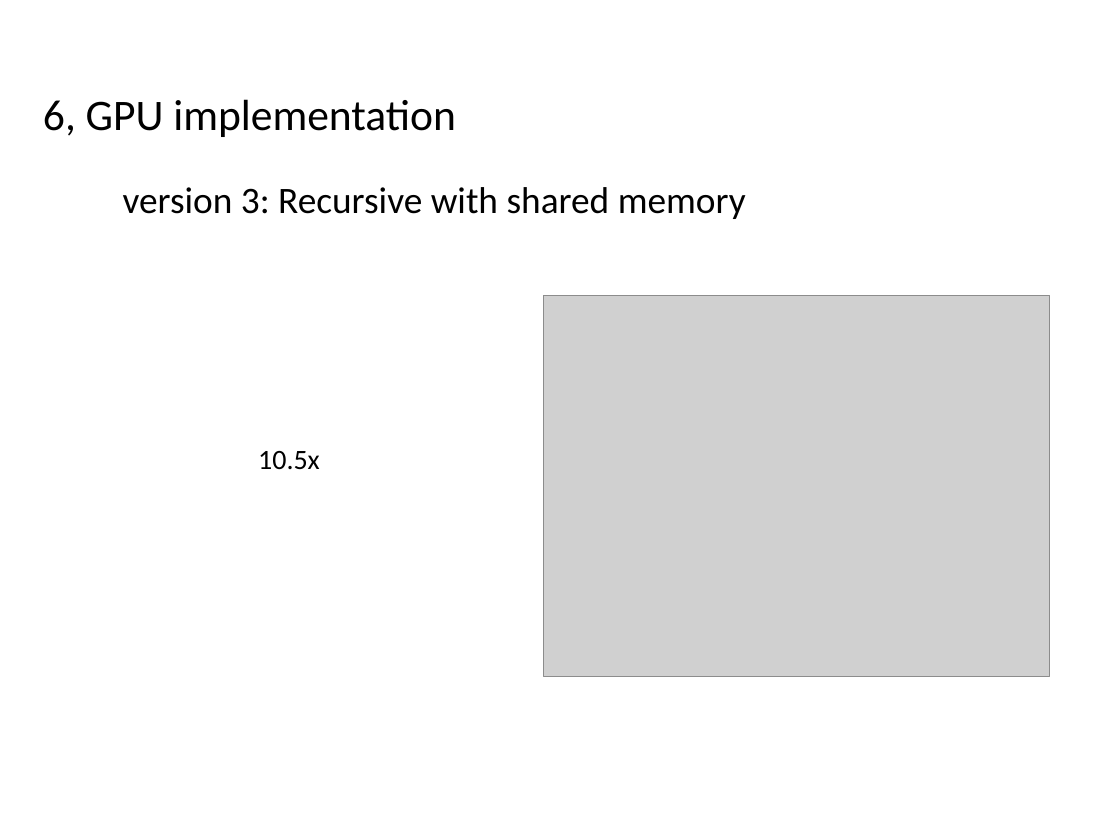
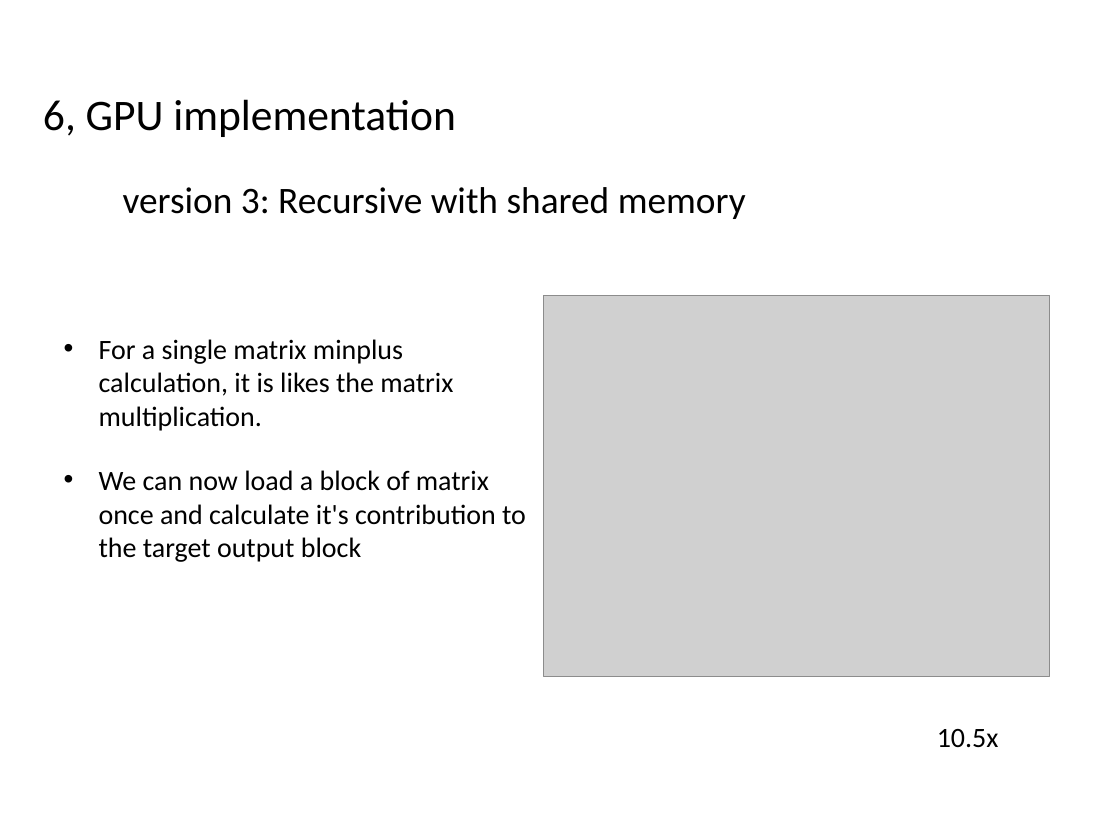
Before and after one commit to deyiaodiao/APSP_CUDA, a slide deck: slide 11 of report/CS677 Final Project.pptx (slide 10 before the commit). Drawn at 1120x840 pixels with LibreOffice and Linux fonts; fonts in the diff are those of the drawing; grey boxes stand for pictures. Boxes give left, top, right and bottom in pixels: in the first picture for what was removed or moved away, otherwise in the second. Text is boxed around its words. In the diff, an @@ line names an element or a change of style, - is before the commit and + after.

```diff
--- a/report/CS677 Final Project.pptx
+++ b/report/CS677 Final Project.pptx
@@ text added at bbox=[99, 339, 453, 431], 18 pt, text #000000 @@
+• For a single matrix minplus calculation, it is likes the matrix multiplication.
@@ text added at bbox=[99, 470, 526, 562], 18 pt, text #000000 @@
+• We can now load a block of matrix once and calculate it's contribution to the target output block
@@ text "10.5x": place and size @@
-text "10.5x" at bbox=[258, 451, 320, 469]
+text "10.5x" at bbox=[937, 729, 999, 748]
```
Also in this commit, not shown: 12 other slides changed, 1 slide added, 3 other files.
